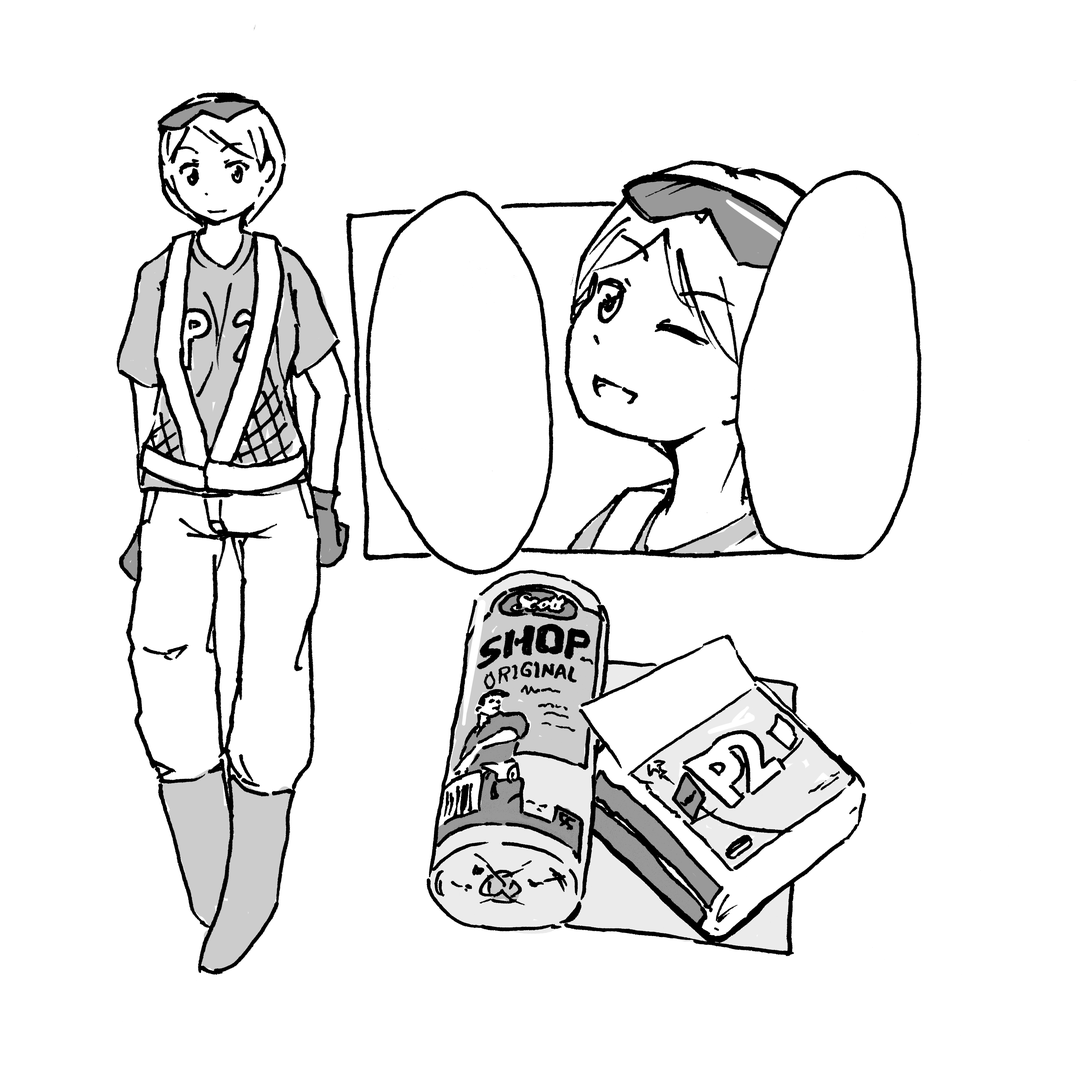
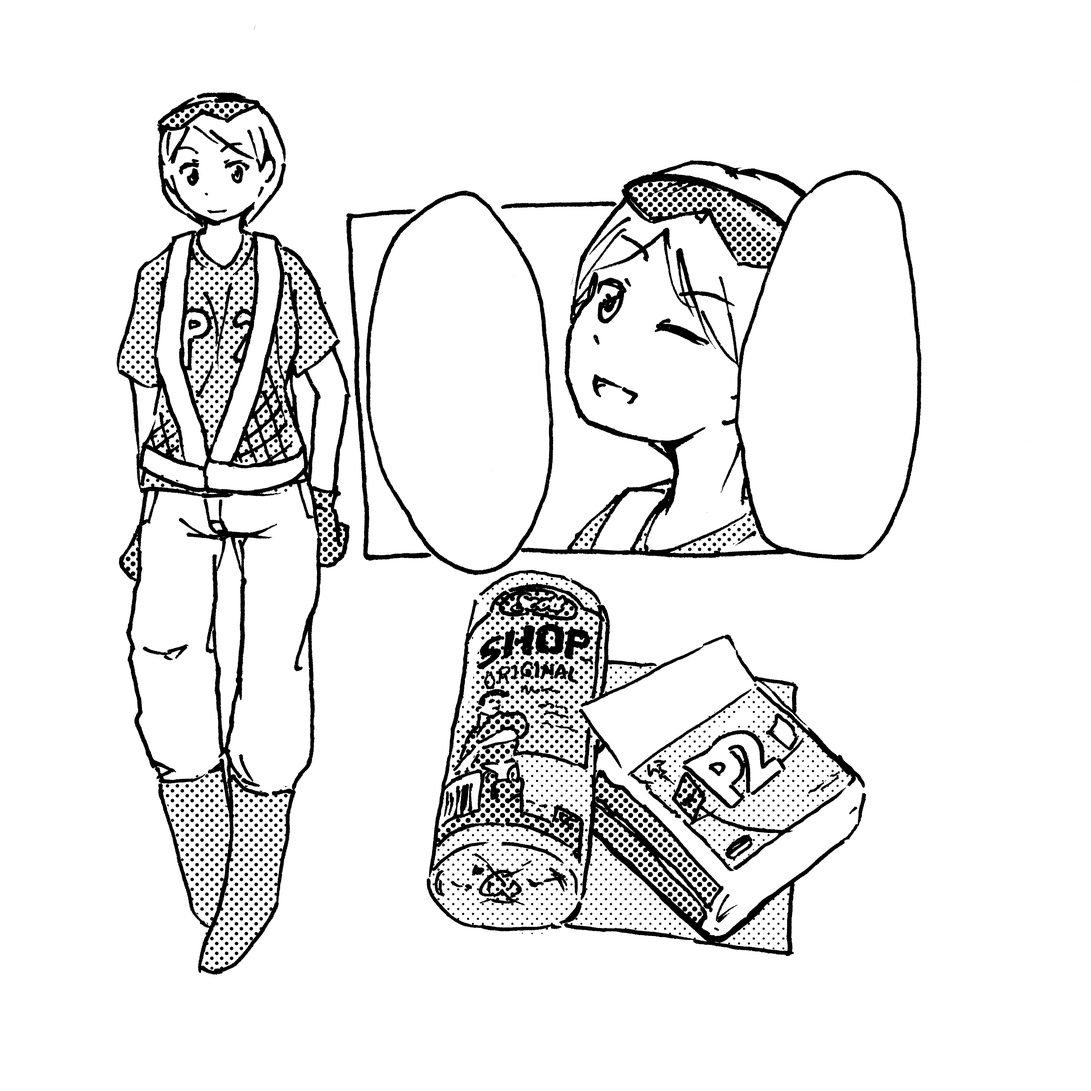
Comparing the layer stacks of the two (1091, 1091) images. Changes:
added layer "レイヤー 5" (multiply) above "グループ 1" over [118, 96, 852, 972]
moved "レイヤー 4" into group "グループ 1" over [461, 199, 803, 735]
moved "レイヤー 2" into group "グループ 1" over [118, 199, 761, 972]
moved "レイヤー 1" into group "グループ 1" over [121, 96, 788, 926]
moved "レイヤー 3" into group "グループ 1" over [430, 572, 852, 952]
added layer "べた塗り 1" over [118, 96, 852, 972]
